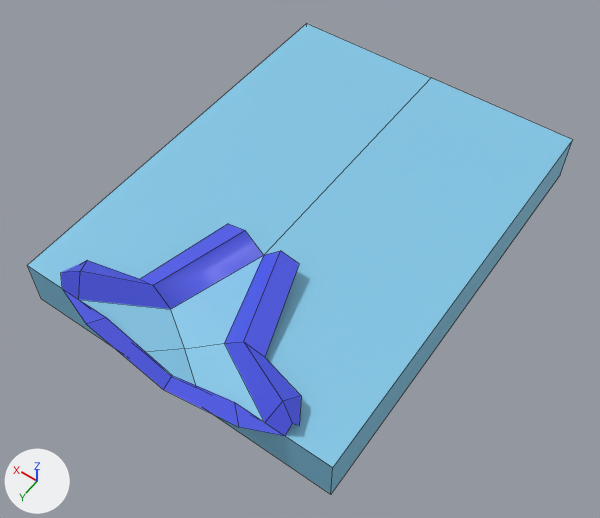
What one commit did to the FBX model Assets/Art/Models/Shirt/fold/foldShirt.fbx.
Rendered twice from a 50 mm camera at (-0.31, 0.462, 0.66) aimed at (-0.011, 0.044, 0.003). Every picture has the same lights, and +X, +Y and +Z are marked at lower left. Mesh edges are drawn as thin lines. Where no turn or scale is listed for an object, it has been applied to the vertices.

In view in the first picture: 'Cube.003', 'pok'.
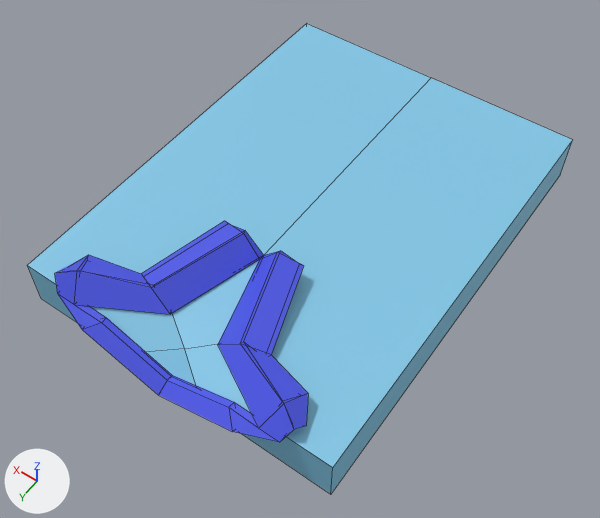
Location of each change, (x1, y1, x2, y2) in pixels of the pictures (600 x 518 px):
'pok', reshaped
    before: (61, 224, 301, 436)
    after: (55, 221, 308, 442)
part 1 of me_cube_042, added (blue)
    after: (55, 221, 308, 442)

What changed in the scene script:
```text
Change me_cube_042:
    used by ob_pok; location = (0.0, 0.0, 0.0195)
    remove me_cube_042.from_pydata(...)  # 29 vertices, 16 faces; spans x -0.131..0.131, y 0.088..0.237, z -0.011..0.049
    add me_cube_042.from_pydata(...)  # 58 vertices, 58 faces; spans x -0.136..0.136, y 0.087..0.244, z -0.011..0.049
    me_cube_042 part 1
    29 vertices are added at x -0.136..0.136, y 0.087..0.244, z -0.011..0.049
    42 new faces join them
```
